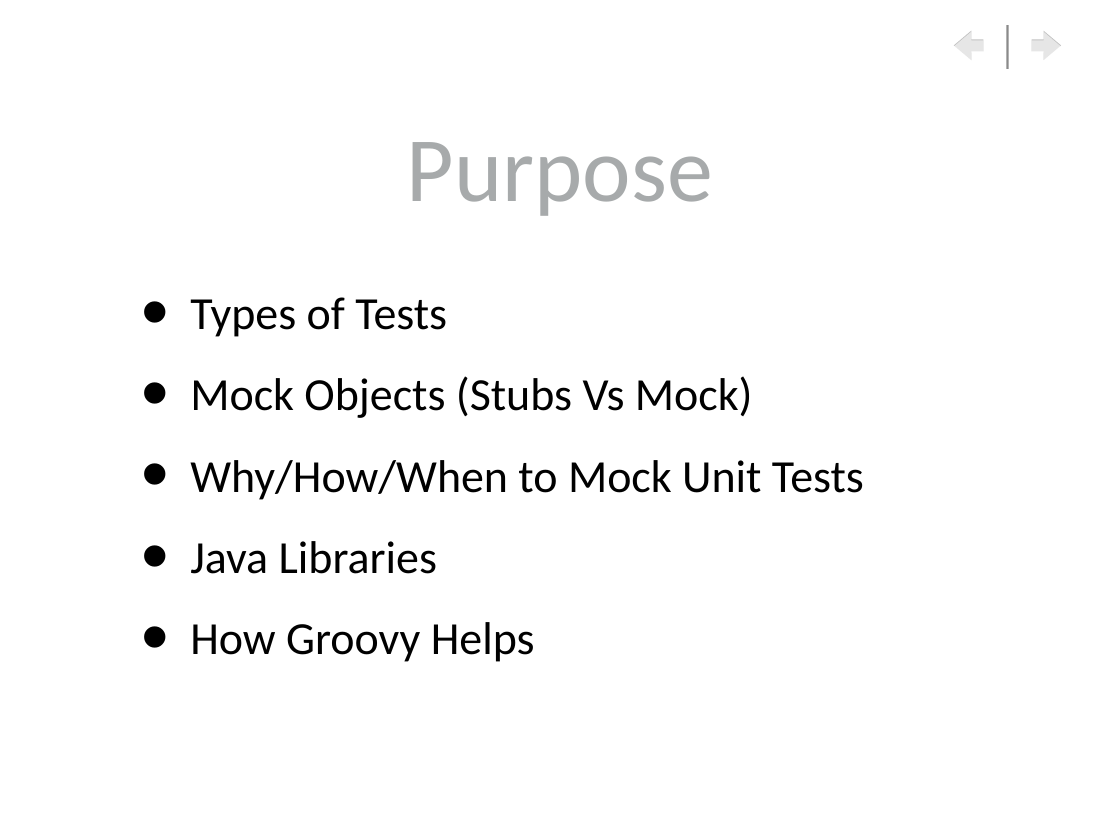
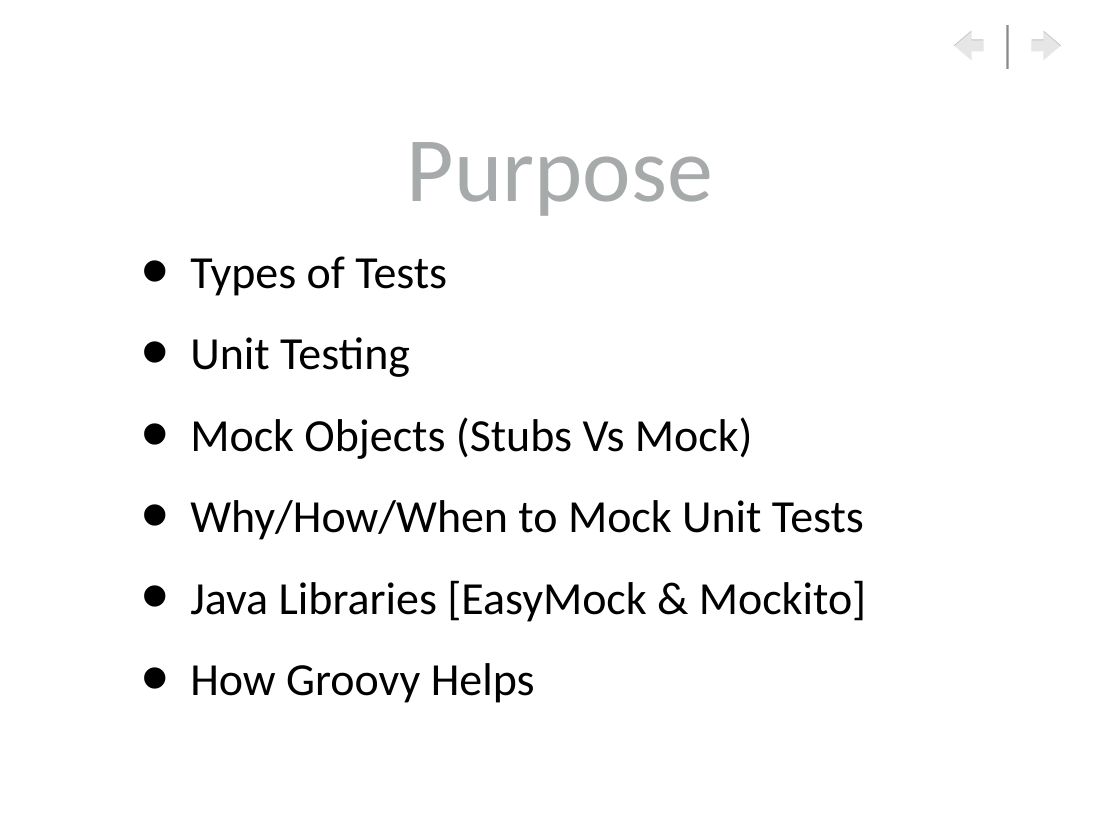
Before and after one commit to RaviVaranasi/mocktesting, a slide deck: slide 2 of docs/MockingGroovyTesting.ppt. Drawn at 1120x840 pixels with LibreOffice and Linux fonts; fonts in the diff are those of the drawing; background and template pictures are left out. Boxes give left, top, right and bottom in pixels: in the first picture for what was removed or moved away, otherwise in the second. Text is boxed around its words. In the diff, an @@ line names an element or a change of style, - is before the commit and + after.

```diff
--- a/docs/MockingGroovyTesting.ppt
+++ b/docs/MockingGroovyTesting.ppt
@@ text at <box>190,337,410,377</box>: paragraph added @@
+• Unit Testing
@@ text at <box>190,580,866,622</box>: text changed @@
-• Java Libraries
+• Java Libraries [EasyMock & Mockito]
```
Also in this commit, not shown: 2 other slides changed.
